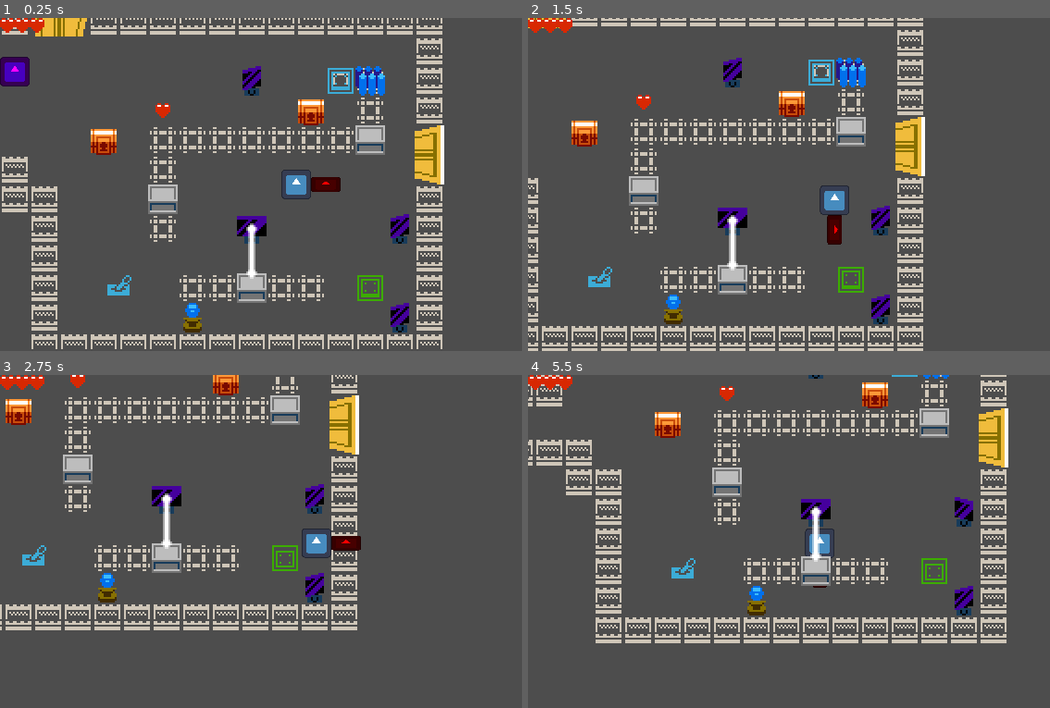
Above: before the commit, frames 1-4 (two rows, left to right).
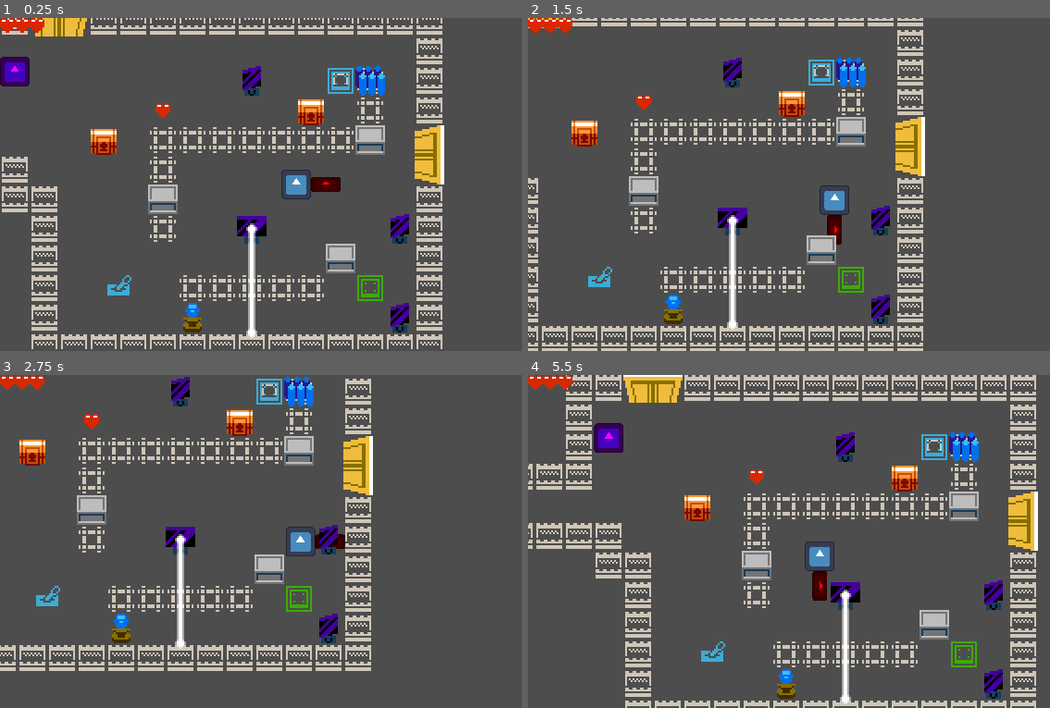
Above: after the commit, the same moments.

Repository: iliys/The-Offering-Godot-Wild-Jam-58-
Game: Godot game, scene res://map/map.tscn
The game is run twice, just before and just after one commit, with the same random seed, the same clock (stepped at 60 frames per second) and the same inputs. The engine's default icon, where the game draws it, is replaced by a stand-in: a white triangle on a blue panel in a dark square.
Inputs:
- Up to frame 1 (0.25 s): no input
- Up to frame 2 (1.5 s): tap Enter at 0.5 s; hold Right (right) 0.53-1.28 s; hold X (attack) 0.53-1.28 s; hold Down (down) from 1.28 s (still down); tap Z (interact) at 1.35 s
- Up to frame 3 (2.75 s): release Down (down) at 2.03 s; hold Right (right) from 2.03 s (still down); hold X (attack) from 2.03 s (still down)
- Up to frame 4 (5.5 s): release Right (right) at 2.78 s; release X (attack) at 2.78 s; hold Up (up) 2.78-3.53 s; tap Z (interact) at 2.85, 4.35 s; hold X (attack) 3.53-4.28 s; hold Left (left) 3.53-5.03 s; hold Down (down) from 5.03 s (still down); hold X (attack) from 5.03 s (still down)

The runs differ from the first frame. In frame 1, 1.1% of the frame differs, in the area x 45-69%, y 67-97%; in frame 2, 1.1%; in frame 3, 21%; in frame 4, 28%, in the area x 0-98%, y 0-100%.

Commit message:
Boxes moveable when already out of slots

Diff:
--- a/map/box/box.gd
+++ b/map/box/box.gd
@@ -15,8 +15,11 @@
 		return
 	var motion := direction * Vector2(grid_size)
 	var final_pos := position + motion
-	if (test_move(transform.scaled_local(Vector2(0.9, 0.9)), motion, null, 0.0)
-			or not tile_map.local_to_map(final_pos) in tile_map.get_used_cells(2)):
+	var grooves := tile_map.get_used_cells(2)
+	var in_grooves := tile_map.local_to_map(position) in grooves
+	var is_final_pos_in_grooves := tile_map.local_to_map(final_pos) in grooves
+	var has_move_space := test_move(transform.scaled_local(Vector2(0.9, 0.9)), motion, null, 0.0)
+	if has_move_space or (in_grooves and not is_final_pos_in_grooves):
 		return
 
 	var tween := create_tween()
--- a/map/map.tscn
+++ b/map/map.tscn
@@ -3950,7 +3950,7 @@
 layer_3/y_sort_enabled = false
 layer_3/y_sort_origin = 0
 layer_3/z_index = 0
-layer_3/tile_data = PackedInt32Array(65531, 2, 0, 262142, 2, 0, -131070, 2, 0)
+layer_3/tile_data = PackedInt32Array(65531, 2, 0, -131070, 2, 0, 131073, 2, 0)
 
 [node name="UI" parent="." instance=ExtResource("10_dvrgg")]
 
